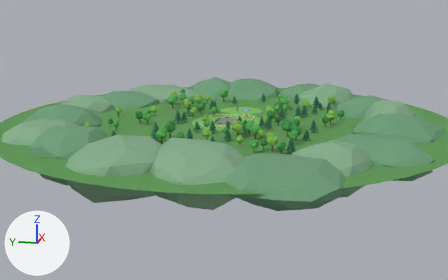
The glTF model public/models/outdoor.glb as it was, and as the next commit left it.
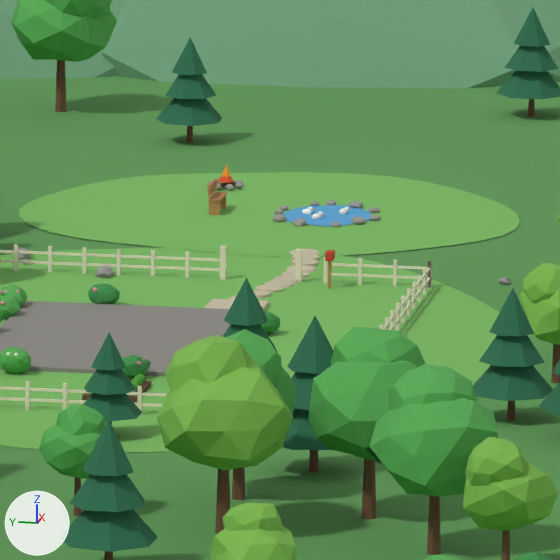
Each version appears first from a camera (50 mm lens) standing at (-238.0, -45.8, 51.6) and looking at (-1.3, 1.5, -7.6), and next in a close-up on the part from 49% to 59% of the width and 33% to 50% of the height. The axes (+X, +Y, +Z) are drawn at lower left. The lights are the same throughout. The last two pictures show the newer version. Vertices at exactly the same position are counted once.

Objects in the first close-up: 'OUT_fence', 'OUT_foundation', 'OUT_grass_far', 'OUT_grass_yard', 'OUT_hill_a', 'OUT_leaf_a', 'OUT_leaf_b', 'OUT_leaf_c', 'OUT_path', 'OUT_pine', 'OUT_rock', 'OUT_trunk', 'OUT_wood' and 8 more.
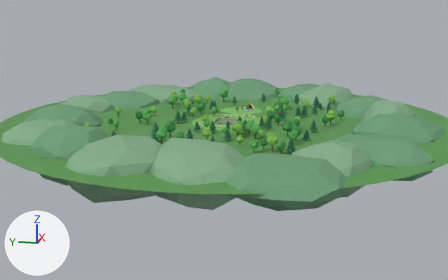
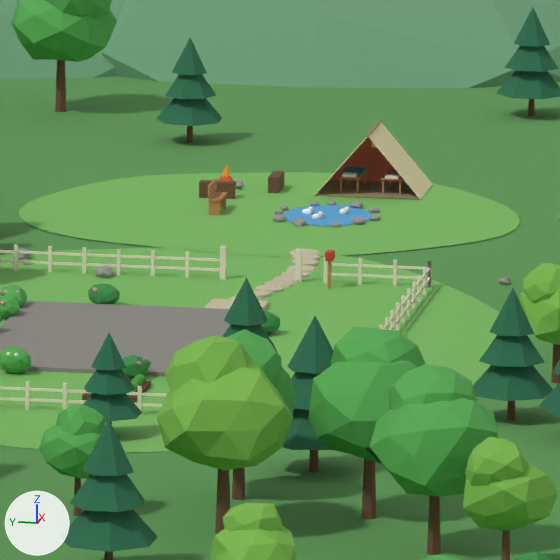
Location of each change, [x1, y1, x2, y2] in pixels of the close-ups (560 x 560 px):
'OUT_canvas_south', added (beige)
    after: [369, 122, 433, 199]
'OUT_tent_floor', added (brown)
    after: [314, 180, 431, 200]
'OUT_canvas_acc', added (orange)
    after: [329, 137, 406, 183]
'OUT_wood', reshaped
    before: [208, 178, 332, 289]
    after: [208, 119, 408, 289]
'OUT_blanket_a', added
    after: [341, 167, 367, 175]
'OUT_pillow', added
    after: [342, 172, 400, 179]
'OUT_canvas', added
    after: [315, 137, 367, 195]
'OUT_blanket_b', added
    after: [384, 168, 399, 176]
part 1 of me_out_trunk, added (brown)
    after: [199, 180, 235, 199]
part 2 of me_out_trunk, added
    after: [268, 171, 284, 193]
part 3 of me_out_wood, added
    after: [366, 119, 382, 137]
part 4 of me_out_wood, added
    after: [338, 168, 368, 179]
part 5 of me_out_wood, added
    after: [381, 175, 403, 181]

What changed in the scene script:
```text
Change me_out_trunk:
    remove me_out_trunk.from_pydata(...)  # 1140 vertices, 1896 faces; spans x -46.2..47.7, y -43.8..47.9, z -0.2..2.1
    add me_out_trunk.from_pydata(...)  # 1156 vertices, 1920 faces; spans x -46.2..47.7, y -43.8..47.9, z -0.2..2.1
    me_out_trunk part 1: a new loose piece, a box spanning x 25.5..25.9, y 0.55..1.85, z -0.16..0.46, in mat_out_trunk (brown #70503a)
    me_out_trunk part 2: a new loose piece, a box spanning x 26.95..28.25, y -0.9..-0.5, z -0.16..0.46, in mat_out_trunk (brown #70503a)
Change me_out_wood:
    remove me_out_wood.from_pydata(...)  # 72 vertices, 108 faces; spans x -2.2..23.8, y -5.7..6.8, z -0.2..1.0
    add me_out_wood.from_pydata(...)  # 168 vertices, 252 faces; spans x -2.2..29.9, y -5.7..6.8, z -0.2..2.3
    me_out_wood part 3: a new loose piece, a box spanning x 26.5..29.9, y -4.335..-4.265, z 2.185..2.255, in mat_out_wood (orange #b98756)
    me_out_wood part 4: a new loose piece, a box spanning x 27.3..29.3, y -3.9..-3.1, z 0.45..0.5, in mat_out_wood (orange #b98756)
    me_out_wood part 5: a new loose piece, a box spanning x 27.3..29.3, y -5.5..-4.7, z 0.45..0.5, in mat_out_wood (orange #b98756)
    other edits to the shape of me_out_wood do not show in these pictures
Add me_out_canvas_south:
    me_out_canvas_south.from_pydata([(26.7, -6.29, -0.13), (29.7, -6.29, -0.13), (29.7, -4.29, 2.19), (26.7, -4.29, 2.19), (26.7, -4.31, 2.21), (29.7, -4.31, 2.21), (29.7, -6.31, -0.11), (26.7, -6.31, -0.11)], [], [(0, 1, 2), (0, 2, 3), (4, 7, 6), (4, 6, 5), (0, 7, 6), (0, 6, 1), (1, 6, 5), (1, 5, 2), (2, 3, 4), (2, 4, 5), (3, 0, 7), (3, 7, 4)])
    me_out_canvas_south.materials.append(mat_out_canvas_south)  # beige #ecdcb4
Add me_out_canvas_acc:
    me_out_canvas_acc.from_pydata([(29.7, -2.3, -0.12), (29.7, -6.3, -0.12), (29.7, -4.3, 2.2), (29.73, -4.3, 2.2), (29.73, -6.3, -0.12), (29.73, -2.3, -0.12)], [], [(0, 1, 2), (3, 4, 5), (0, 1, 4), (0, 4, 5), (1, 2, 3), (1, 3, 4), (2, 3, 5), (2, 5, 0)])
    me_out_canvas_acc.materials.append(mat_out_canvas_acc)  # orange #c9694c
Add me_out_canvas:
    me_out_canvas.from_pydata([(26.7, -2.29, -0.11), (29.7, -2.29, -0.11), (29.7, -4.29, 2.21), (26.7, -4.29, 2.21), (26.7, -4.31, 2.19), (29.7, -4.31, 2.19), (29.7, -2.31, -0.13), (26.7, -2.31, -0.13)], [], [(0, 1, 2), (0, 2, 3), (4, 7, 6), (4, 6, 5), (0, 1, 6), (0, 6, 7), (1, 6, 5), (1, 5, 2), (2, 5, 4), (2, 4, 3), (3, 0, 7), (3, 7, 4)])
    me_out_canvas.materials.append(mat_out_canvas)  # beige #ecdcb4
Add ob_out_tent_floor:
    ob_out_tent_floor = bpy.data.objects.new('OUT_tent_floor', me_out_tent_floor)  # a box spanning x 26.7..29.7, y -6.3..-2.3, z -0.12..-0.1; in mat_out_tent_floor (brown #9b8b6a)
    ob_out_tent_floor.location = (0.0, 0.0, 0.0)
Add ob_out_pillow:
    ob_out_pillow = bpy.data.objects.new('OUT_pillow', me_out_pillow)  # a box spanning x 27.35..27.75, y -3.75..-3.25, z 0.5..0.6; a box spanning x 27.35..27.75, y -5.35..-4.85, z 0.5..0.6; in mat_out_pillow (white #f4efe6)
    ob_out_pillow.location = (0.0, 0.0, 0.0)
Add ob_out_canvas_south:
    ob_out_canvas_south = bpy.data.objects.new('OUT_canvas_south', me_out_canvas_south)
    ob_out_canvas_south.location = (0.0, 0.0, 0.0)
Add ob_out_canvas_acc:
    ob_out_canvas_acc = bpy.data.objects.new('OUT_canvas_acc', me_out_canvas_acc)
    ob_out_canvas_acc.location = (0.0, 0.0, 0.0)
Add ob_out_canvas:
    ob_out_canvas = bpy.data.objects.new('OUT_canvas', me_out_canvas)
    ob_out_canvas.location = (0.0, 0.0, 0.0)
Add ob_out_blanket_b:
    ob_out_blanket_b = bpy.data.objects.new('OUT_blanket_b', me_out_blanket_b)  # a box spanning x 27.85..29.15, y -5.48..-4.72, z 0.495..0.545; in mat_out_blanket_b (pink #e08a78)
    ob_out_blanket_b.location = (0.0, 0.0, 0.0)
Add ob_out_blanket_a:
    ob_out_blanket_a = bpy.data.objects.new('OUT_blanket_a', me_out_blanket_a)  # a box spanning x 27.85..29.15, y -3.88..-3.12, z 0.495..0.545; in mat_out_blanket_a (cyan #4f8f98)
    ob_out_blanket_a.location = (0.0, 0.0, 0.0)
```
